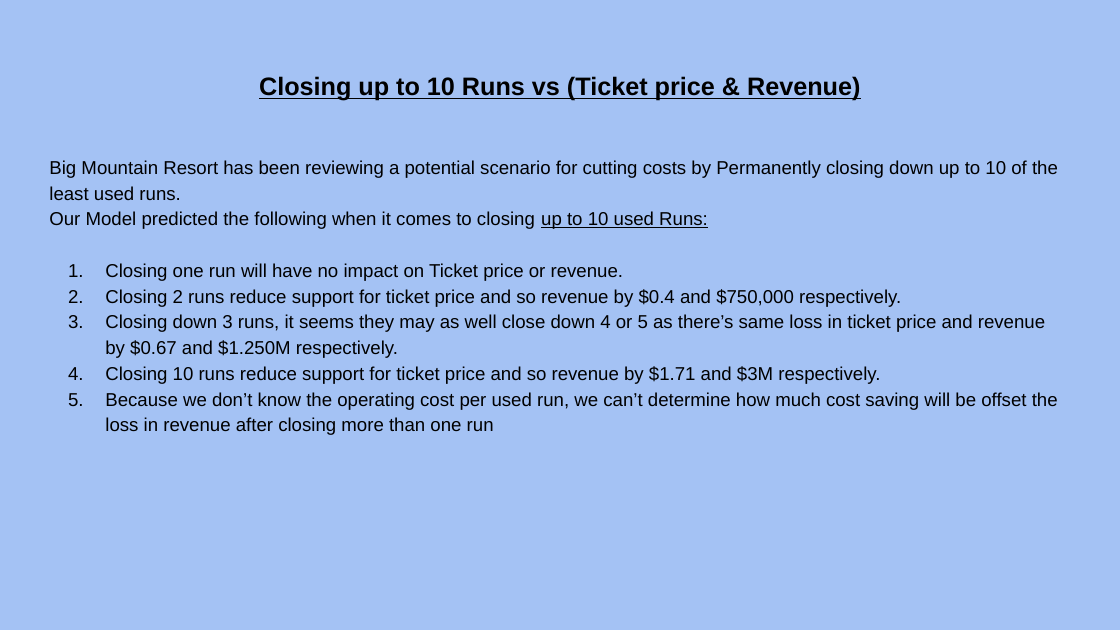
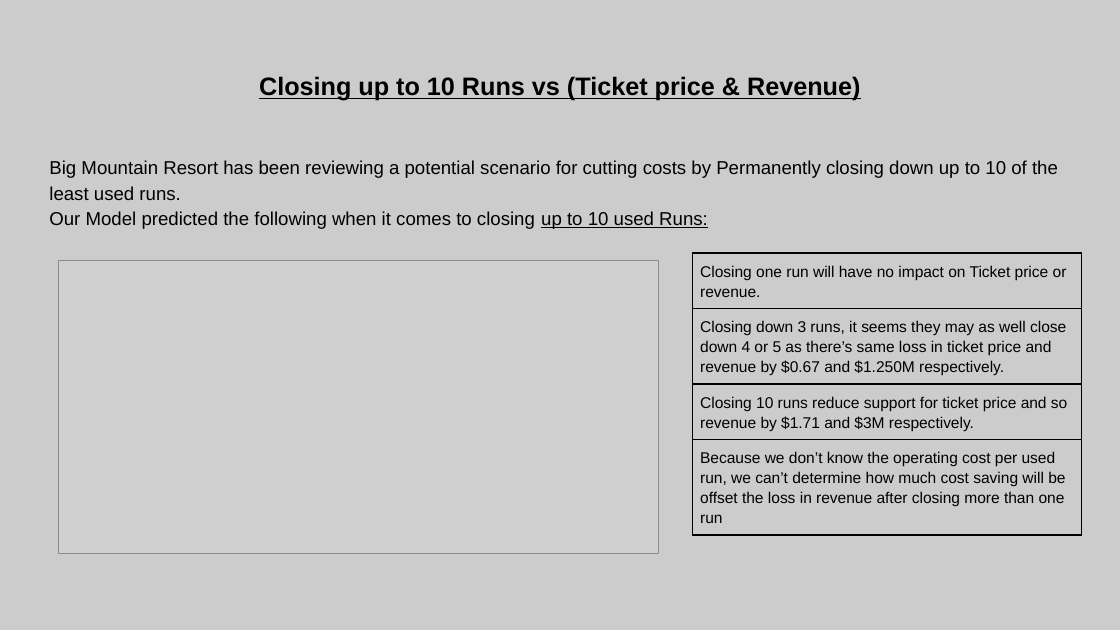
Before and after one commit to shaisid01/Data-Science, a slide deck: slide 5 of CapstoneProjects/Big Mountain Ski Resort/Docs/Project Slides.pptx. Drawn at 1120x630 pixels with LibreOffice and Linux fonts; fonts in the diff are those of the drawing; grey boxes stand for pictures. Boxes give left, top, right and bottom in pixels: in the first picture for what was removed or moved away, otherwise in the second. Text is boxed around its words. In the diff, an @@ line names an element or a change of style, - is before the commit and + after.

```diff
--- a/CapstoneProjects/Big Mountain Ski Resort/Docs/Project Slides.pptx
+++ b/CapstoneProjects/Big Mountain Ski Resort/Docs/Project Slides.pptx
@@ background #A4C2F4 to #CCCCCC @@
@@ picture added at [59,260,660,553] @@
@@ text at [105,263,1058,435]: paragraphs removed @@
-1. Closing one run will have no impact on Ticket price or revenue.
-2. Closing 2 runs reduce support for ticket price and so revenue by $0.4 and $750,000 respectively.
-3. Closing down 3 runs, it seems they may as well close down 4 or 5 as there’s same loss in ticket price and revenue by $0.67 and $1.250M respectively.
-4. Closing 10 runs reduce support for ticket price and so revenue by $1.71 and $3M respectively.
-5. Because we don’t know the operating cost per used run, we can’t determine how much cost saving will be offset the loss in revenue after closing more than one run
@@ table added at [692,253,1082,620], 4 rows, 1 columns @@
+Closing one run will have no impact on Ticket price or revenue.
+Closing down 3 runs, it seems they may as well close down 4 or 5 as there’s same loss in ticket price and revenue by $0.67 and $1.250M respectively.
+Closing 10 runs reduce support for ticket price and so revenue by $1.71 and $3M respectively.
+Because we don’t know the operating cost per used run, we can’t determine how much cost saving will be offset the loss in revenue after closing more than one run
```
Also in this commit, not shown: 7 other slides changed, 2 slides removed, 1 other file.
